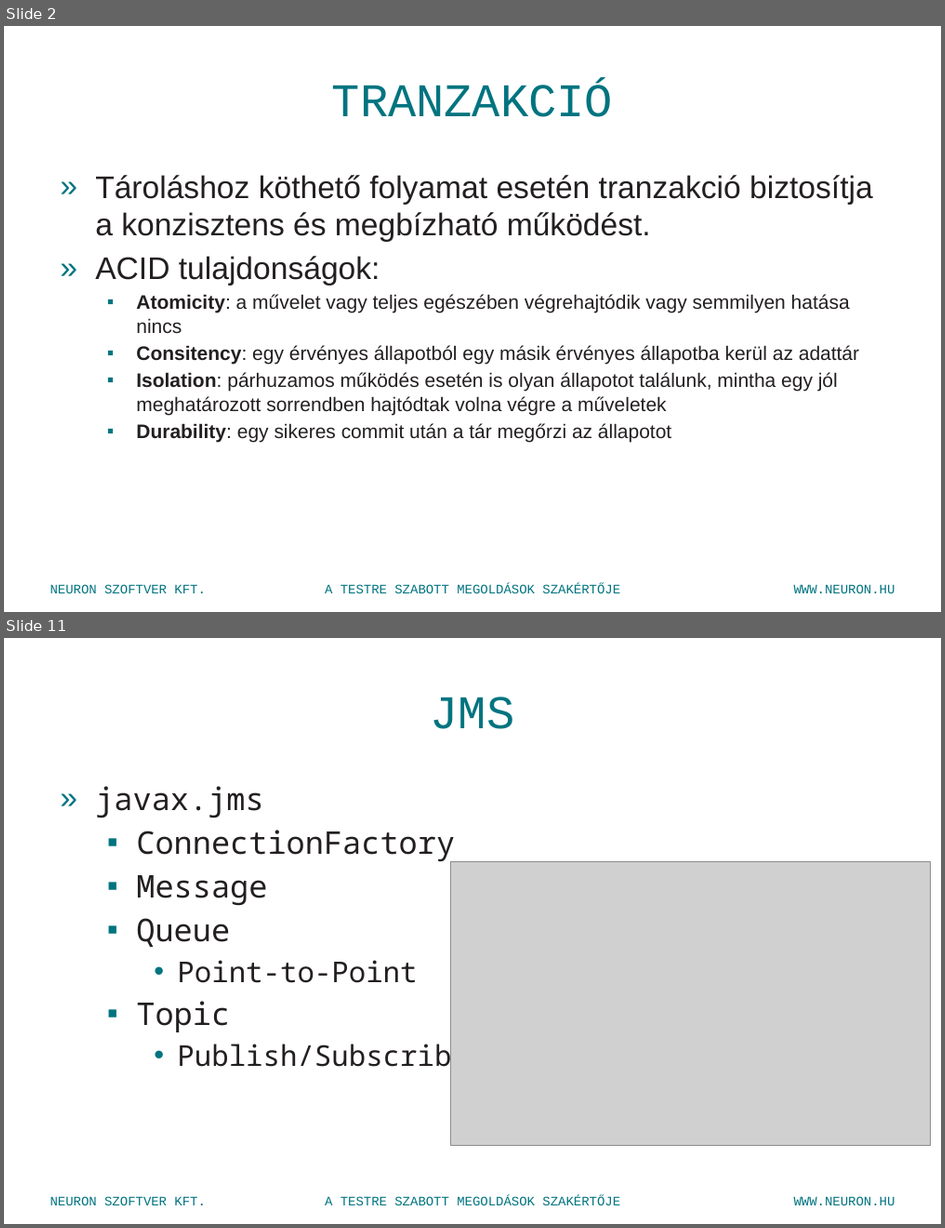
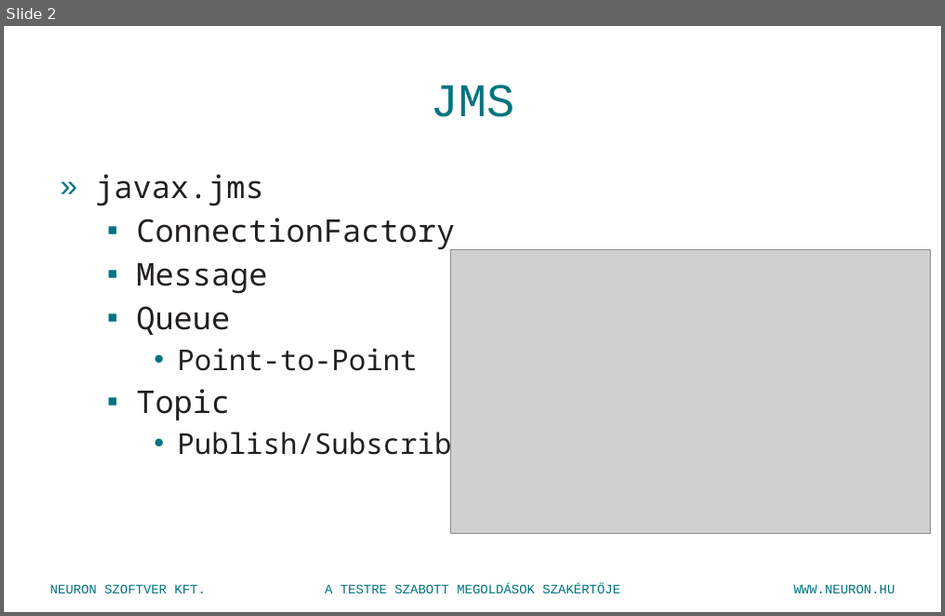
Before and after one commit to shevatevk/training, a slide deck: documentation/Java training 41- EJB - JMS.pptx. Shown one above the other, each under a label of ours: slides 2 and 11 before the commit, slide 2 after it; the slides between them are not shown. The pictures are 945x1228 and 945x616 pixels, drawn with LibreOffice and Linux fonts; fonts in the diff are those of the drawing; grey boxes stand for pictures; background and template pictures are left out. Boxes give left, top, right and bottom in pixels: in the first picture for what was removed or moved away, otherwise in the second. Text is boxed around its words. In the diff, an @@ line names an element or a change of style, - is before the commit and + after.

```diff
--- a/documentation/Java training 41- EJB - JMS.pptx
+++ b/documentation/Java training 41- EJB - JMS.pptx
@@ slide 2 removed at box(4, 26, 941, 612), background picture (left out); not listed: 3 template elements that a slide beside it also shows @@
@@ title removed at box(332, 83, 613, 117) @@
-TRANZAKCIÓ
@@ text removed at box(95, 175, 874, 443) @@
-» Tároláshoz köthető folyamat esetén tranzakció biztosítja a konzisztens és megbízható működést.
-» ACID tulajdonságok:
-  ▪ Atomicity: a művelet vagy teljes egészében végrehajtódik vagy semmilyen hatása nincs
-  ▪ Consitency: egy érvényes állapotból egy másik érvényes állapotba kerül az adattár
-  ▪ Isolation: párhuzamos működés esetén is olyan állapotot találunk, mintha egy jól meghatározott sorrendben hajtódtak volna végre a műveletek
-  ▪ Durability: egy sikeres commit után a tár megőrzi az állapotot
@@ what was slide 11 is now slide 2 @@
```
Also in this commit, not shown: 1 slide changed, 8 other slides removed, 24 other files.
